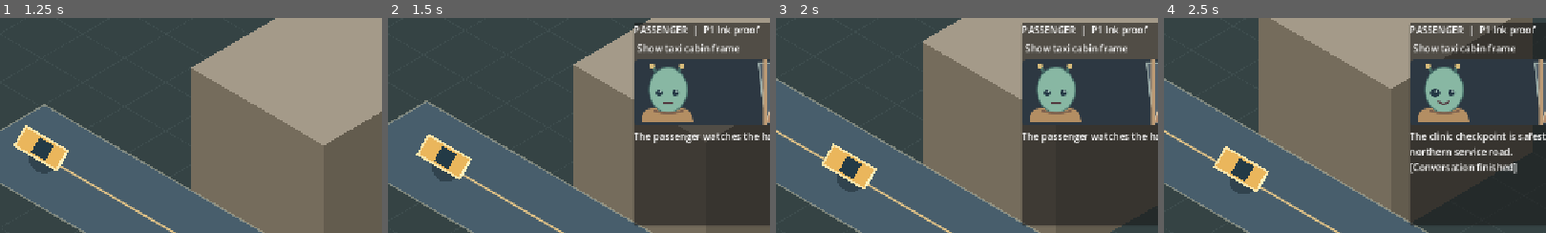
Above: before the commit, frames 1-4 (left to right).
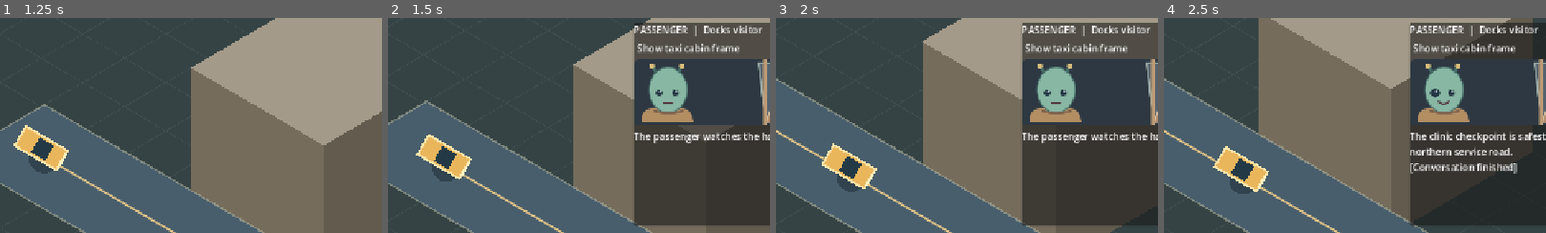
Above: after the commit, the same moments.

Repository: MohamedXIV/outsider-driver-2d
Game: Godot game, scene res://scenes/main.tscn
Same seed, same stepped clock (60 frames per second), same inputs: the game is played once before the commit and once after it.
Inputs:
- Up to frame 1 (1.25 s): click "Load" at 0.5 s
- Up to frame 2 (1.5 s): click "Pick up visitor" at 1.25 s
- Up to frame 3 (2 s): no input
- Up to frame 4 (2.5 s): click "Ask about the docks" at 2 s
The pictures show only the part of the screen within x 37-87%, y 10-60%; the shares and areas given below are measured in that part.

Frame 1 is identical in both runs. In frame 2, 0.4% of the frame differs, in the area x 83-98%, y 3-9%; in frame 3, 0.4%; in frame 4, 0.4%.

Commit message:
feat(p1): authored arrival and strong Web reload/ride consequence acceptance

Diff:
--- a/scenes/main.tscn
+++ b/scenes/main.tscn
@@ -48,7 +48,7 @@
 
 [node name="PassengerTitle" type="Label" parent="HUD/PassengerPanel/PassengerBody"]
 layout_mode = 2
-text = "PASSENGER  |  P1 Ink proof"
+text = "PASSENGER  |  Docks visitor"
 
 
 [node name="FrameToggle" type="CheckButton" parent="HUD/PassengerPanel/PassengerBody"]
@@ -113,7 +113,7 @@
 
 [node name="Arrived" type="Button" parent="HUD/RideBar/RideContent/Actions"]
 layout_mode = 2
-text = "We've arrived"
+text = "Talk at destination"
 
 [node name="Save" type="Button" parent="HUD/RideBar/RideContent/Actions"]
 layout_mode = 2
--- a/scripts/main.gd
+++ b/scripts/main.gd
@@ -62,7 +62,7 @@
 	_camera.position = IsoProjection.project(_session.ride.world_position())
 	_refresh_ui()
 	if OS.has_feature("web"):
-		JavaScriptBridge.eval("document.documentElement.dataset.ridePhase='waiting'", true)
+		JavaScriptBridge.eval("document.documentElement.dataset.inkReady='false';document.documentElement.dataset.inkChoice='none'", true)
 
 
 func _on_pickup() -> void:
@@ -105,28 +105,33 @@
 
 
 func _on_choice(index: int) -> void:
-	if _ink == null:
-		return
+	if _ink == null or _session.phase == GameSession.RidePhase.COMPLETED:
+		return
+	var choosing_arrival: bool = _ink.current_frame().get("tags", []).has("arrival:offer")
 	var result: Dictionary = _ink.choose(index)
-	_session.apply_story_tags("first-ride:passenger-choice", result["tags"])
+	var event_id: String = "first-ride:arrival-choice" if choosing_arrival else "first-ride:passenger-choice"
+	_session.apply_story_tags(event_id, result["tags"])
 	_show_ink(result)
 	if result["tags"].has("fact:docks-route"):
 		_portrait.set_expression("curious")
 	elif result["tags"].has("suspicion:1"):
 		_portrait.set_expression("uneasy")
+	if choosing_arrival and result["tags"].has("arrival:complete") and _session.drop_off():
+		_notice = "Passenger dropped off. Fare settled."
+		_on_save()
 	_refresh_ui()
 	if OS.has_feature("web"):
 		JavaScriptBridge.eval("document.documentElement.dataset.inkChoice='selected'", true)
 
 
 func _on_arrived() -> void:
-	if not _session.drop_off():
-		return
-	_notice = "We've arrived. Fare paid once."
-	_refresh_ui()
-	_on_save()
-	if OS.has_feature("web"):
-		JavaScriptBridge.eval("document.documentElement.dataset.ridePhase='completed'", true)
+	if _session.phase != GameSession.RidePhase.ARRIVED or _ink == null:
+		return
+	# Player deliberately opens the short authored arrival scene, even if the
+	# earlier conversation was left unanswered. This never auto-cuts a line.
+	_show_ink(_ink.jump_to("arrival"))
+	_notice = "The visitor is ready to disembark."
+	_refresh_ui()
 
 
 func _on_save() -> void:
@@ -139,14 +144,20 @@
 	var payload: Dictionary = RideSave.load()
 	if payload.is_empty():
 		_notice = "No valid v1 save exists."
+		_refresh_ui()
 		return
 	var restored: GameSession = GameSession.new()
 	if not restored.restore_snapshot(payload["game"]):
 		_notice = "Save contains an invalid ride."
+		_refresh_ui()
+		return
+	if (restored.phase == GameSession.RidePhase.TRAVELING or restored.phase == GameSession.RidePhase.ARRIVED) and payload["ink"].is_empty():
+		_notice = "Save is missing its active conversation."
+		_refresh_ui()
 		return
 	_session = restored
 	_ink = null
-	if _session.phase != GameSession.RidePhase.WAITING:
+	if _session.phase == GameSession.RidePhase.TRAVELING or _session.phase == GameSession.RidePhase.ARRIVED:
 		_start_ink(payload["ink"])
 	_notice = "Game loaded."
 	_camera.position = IsoProjection.project(_session.ride.world_position())
@@ -155,7 +166,8 @@
 
 func _refresh_ui() -> void:
 	_pickup_button.visible = _session.phase == GameSession.RidePhase.WAITING
-	_arrival_button.visible = _session.phase == GameSession.RidePhase.ARRIVED
+	var arrival_offered: bool = _ink != null and _ink.current_frame().get("tags", []).has("arrival:offer")
+	_arrival_button.visible = _session.phase == GameSession.RidePhase.ARRIVED and not arrival_offered
 	_passenger_panel.visible = _session.phase == GameSession.RidePhase.TRAVELING \
 			or _session.phase == GameSession.RidePhase.ARRIVED
 	_choice_panel.visible = _session.phase == GameSession.RidePhase.TRAVELING \
@@ -171,7 +183,14 @@
 	]
 	if OS.has_feature("web"):
 		var phase_name: String = status_text.to_lower()
-		JavaScriptBridge.eval("document.documentElement.dataset.ridePhase='%s'" % phase_name, true)
+		var web_state: String = "Object.assign(document.documentElement.dataset,{ridePhase:'%s',rideCredits:'%d',rideSuspicion:'%d',rideFacts:'%d',rideClock:'%.3f',passengerVisible:'%s',choiceVisible:'%s',choiceCount:'%d',arrivalOffer:'%s'})" % [
+			phase_name, _session.credits, _session.suspicion, _session.known_facts.size(),
+			_session.world_minutes, str(_passenger_panel.visible).to_lower(),
+			str(_choice_panel.visible).to_lower(),
+			_ink.current_frame().get("choices", []).size() if _ink != null else 0,
+			str(arrival_offered).to_lower()
+		]
+		JavaScriptBridge.eval(web_state, true)
 
 
 func _initialize_presentation() -> void:
--- a/scripts/narrative/ink_bridge.gd
+++ b/scripts/narrative/ink_bridge.gd
@@ -75,3 +75,10 @@
 
 func current_frame() -> Dictionary:
 	return _last_frame.duplicate(true)
+
+
+# An explicit player-initiated jump to an authored safe-exit knot.
+func jump_to(knot: String) -> Dictionary:
+	assert(_story != null, "No Ink story is open.")
+	_story.choose_path_string(knot)
+	return advance()
--- a/stories/p1_probe.ink.json
+++ b/stories/p1_probe.ink.json
@@ -1 +1 @@
-{"inkVersion":21,"root":[["^The passenger watches the harbor …(392 unchanged characters)… ,{"#f":5}],"g-0":["done",null]}],"done",null],"listDefs":{}}
+{"inkVersion":21,"root":[["^The passenger watches the harbor …(392 unchanged characters)… ,{"#f":5}],"g-0":["done",null]}],"done",{"arrival":["^The taxi idles outside the night clinic. The visitor looks toward the entrance.","\n","#","^arrival:offer","/#","ev","str","^We've arrived.","/str","/ev",{"*":"arrival.c-0","flg":20},"ev","str","^Take your time.","/str","/ev",{"*":"arrival.c-1","flg":20},{"c-0":["\n","#","^arrival:complete","/#","^\"Thank you, driver. The quiet road was a kindness.\"","\n","end",{"->":"arrival.g-0"},{"#f":5}],"c-1":["\n","#","^arrival:complete","/#","^\"Just one more breath. All right. Thank you.\"","\n","end",{"->":"arrival.g-0"},{"#f":5}],"g-0":["done",null]}]}],"listDefs":{}}
--- a/tests/test_ink.gd
+++ b/tests/test_ink.gd
@@ -30,5 +30,20 @@
 	assert(str(second.text).contains("Quiet driver"), "Second Ink branch was not selected.")
 	assert(second.tags.has("suspicion:1"), "Second Ink consequence missing.")
 	assert(second.ended)
+	# Arriving with an unanswered dialogue choice is a valid, deliberate Ink safe exit.
+	var pending: InkBridge = InkBridge.new()
+	assert(pending.open_compiled(json_text, self))
+	assert(pending.advance().choices.size() == 2)
+	var arrival: Dictionary = pending.jump_to("arrival")
+	assert(arrival.tags.has("arrival:offer"), "Missing authored arrival prompt.")
+	assert(arrival.choices.size() == 2, "Arrival requires two authored exits.")
+	var arrival_save: Dictionary = pending.snapshot()
+	var resumed_arrival: InkBridge = InkBridge.new()
+	assert(resumed_arrival.open_compiled(json_text, self))
+	assert(resumed_arrival.restore_snapshot(arrival_save))
+	assert(resumed_arrival.current_frame().choices.size() == 2)
+	var goodbye: Dictionary = resumed_arrival.choose(0)
+	assert(goodbye.tags.has("arrival:complete"), "Authored exit must settle ride.")
+	assert(goodbye.ended)
 	print("P1_INK_NATIVE_PASS")
 	quit(0)
--- a/tests/test_session.gd
+++ b/tests/test_session.gd
@@ -35,6 +35,18 @@
 	assert(restored.known_facts.has("docks-route"))
 	assert(restored.ride.world_position() == state.ride.world_position())
 	assert(not restored.drop_off(), "Restore allowed double payment.")
+	var after_dropoff: float = restored.world_minutes
+	restored.advance(2.0)
+	assert(restored.world_minutes > after_dropoff, "Completed ride froze the world.")
+	var traveling: GameSession = GameSession.new()
+	assert(traveling.pickup())
+	traveling.advance(2.0)
+	var unfinished_path: String = "user://p1-unfinished-fixture.json"
+	assert(RideSave.save(traveling, {"runtime_state": "ink-state", "frame": {"choices": ["A", "B"]}}, unfinished_path))
+	var unfinished: GameSession = GameSession.new()
+	assert(unfinished.restore_snapshot(RideSave.load(unfinished_path)["game"]))
+	assert(unfinished.phase == GameSession.RidePhase.TRAVELING)
+	assert(unfinished.credits == 0 and unfinished.ride.world_position() == traveling.ride.world_position())
 
 	print("P1_SESSION_NATIVE_PASS")
 	quit(0)
Not shown, changed: stories/p1_probe.ink
Not shown, changed: docs/P1_RIDE.md
Not shown, changed: tests/web_ride_smoke.cjs
